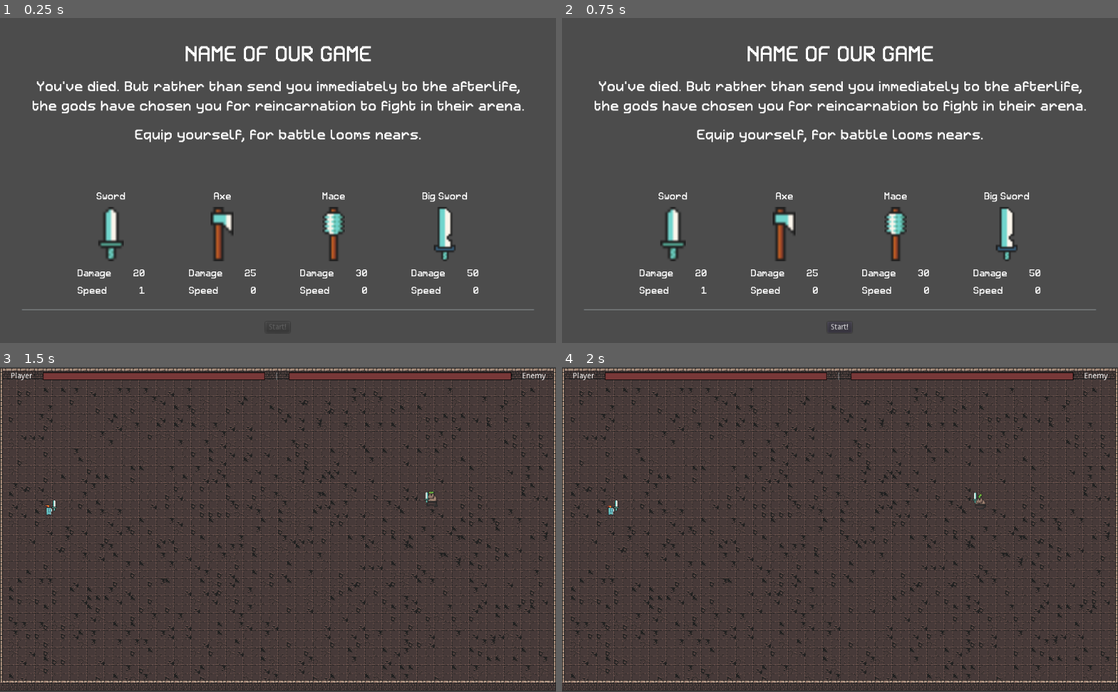
Above: before the commit, frames 1-4 (two rows, left to right).
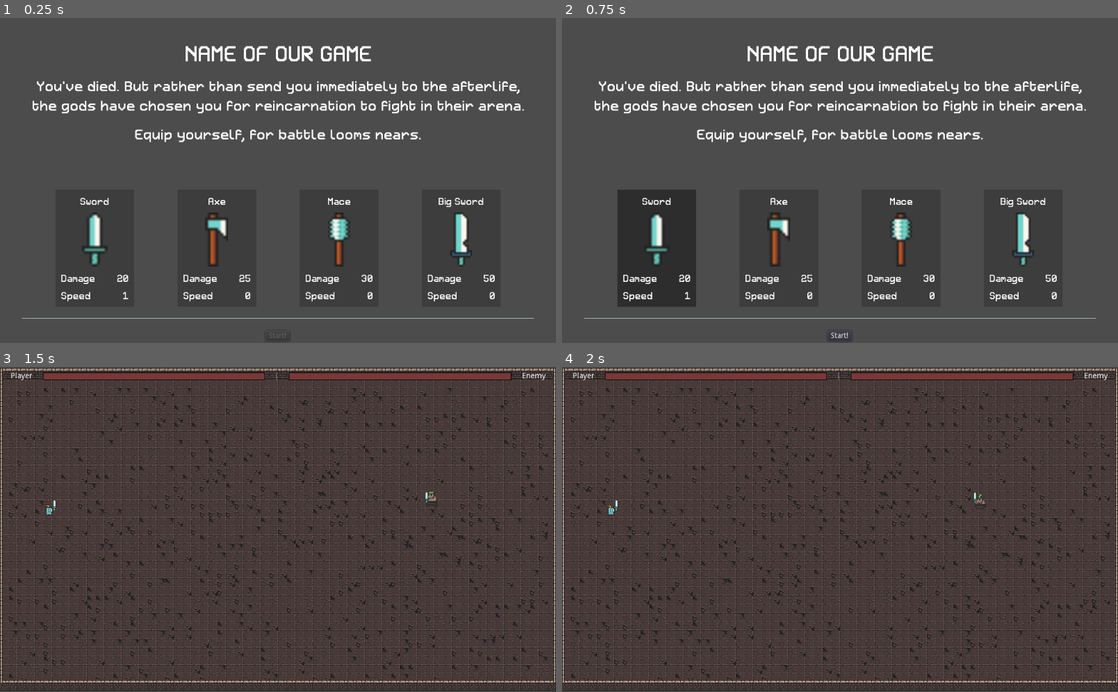
Above: after the commit, the same moments.

Repository: josephmbustamante/ludum-dare-45
Game: Godot game, scene res://Scenes/WeaponPickerScreen.tscn
Same seed, same stepped clock (60 frames per second), same inputs: the game is played once before the commit and once after it.
Inputs (mouse positions are in pixels of both pictures, inside the frame that each line leads up to):
- Up to frame 1 (0.25 s): no input
- Up to frame 2 (0.75 s): tap Enter at 0.5 s; move the mouse to (673, 245) at 0.52 s; hold Right (right) from 0.53 s (still down); click (673, 245) at 0.6 s
- Up to frame 3 (1.5 s): release Right (right) at 1.25 s; click "Start!" at 1.25 s
- Up to frame 4 (2 s): no input

The runs differ from the first frame. In frame 1, 5.0% of the frame differs, in the area x 3-97%, y 53-98%; in frame 2, 8.7%, in the area x 3-97%, y 52-100%; in frame 3, nothing differs; in frame 4, nothing differs.

Commit message:
Add hovering and selected highlighting to weapon select

Diff:
--- a/Scenes/Player.tscn
+++ b/Scenes/Player.tscn
@@ -5,11 +5,11 @@
 [ext_resource path="res://Assets/Sprites/knight_m_idle_anim_f1.png" type="Texture" id=3]
 [ext_resource path="res://Assets/Sprites/knight_m_idle_anim_f2.png" type="Texture" id=4]
 [ext_resource path="res://Assets/Sprites/knight_m_idle_anim_f3.png" type="Texture" id=5]
-[ext_resource path="res://Assets/Sprites/knight_m_run_anim_f0.png" type="Texture" id=6]
-[ext_resource path="res://Assets/Sprites/knight_m_run_anim_f1.png" type="Texture" id=7]
-[ext_resource path="res://Assets/Sprites/knight_m_run_anim_f2.png" type="Texture" id=8]
-[ext_resource path="res://Assets/Sprites/knight_m_run_anim_f3.png" type="Texture" id=9]
-[ext_resource path="res://Assets/Sprites/knight_m_hit_anim_f0.png" type="Texture" id=10]
+[ext_resource path="res://Assets/Sprites/knight_m_hit_anim_f0.png" type="Texture" id=6]
+[ext_resource path="res://Assets/Sprites/knight_m_run_anim_f0.png" type="Texture" id=7]
+[ext_resource path="res://Assets/Sprites/knight_m_run_anim_f1.png" type="Texture" id=8]
+[ext_resource path="res://Assets/Sprites/knight_m_run_anim_f2.png" type="Texture" id=9]
+[ext_resource path="res://Assets/Sprites/knight_m_run_anim_f3.png" type="Texture" id=10]
 [ext_resource path="res://Scenes/Weapon.tscn" type="PackedScene" id=11]
 [ext_resource path="res://Resources/HitAnimation.tres" type="Animation" id=12]
 
@@ -20,14 +20,14 @@
 "name": "idle",
 "speed": 12.0
 }, {
-"frames": [ ExtResource( 6 ), ExtResource( 7 ), ExtResource( 8 ), ExtResource( 9 ) ],
+"frames": [ ExtResource( 6 ) ],
+"loop": true,
+"name": "hit",
+"speed": 12.0
+}, {
+"frames": [ ExtResource( 7 ), ExtResource( 8 ), ExtResource( 9 ), ExtResource( 10 ) ],
 "loop": true,
 "name": "run",
-"speed": 12.0
-}, {
-"frames": [ ExtResource( 10 ) ],
-"loop": true,
-"name": "hit",
 "speed": 12.0
 } ]
 
--- a/Scenes/WeaponSelect.tscn
+++ b/Scenes/WeaponSelect.tscn
@@ -1,23 +1,44 @@
-[gd_scene load_steps=4 format=2]
+[gd_scene load_steps=5 format=2]
 
 [ext_resource path="res://Scripts/WeaponSelect.gd" type="Script" id=1]
 [ext_resource path="res://Resources/Retron2000Small.tres" type="DynamicFont" id=2]
 [ext_resource path="res://Assets/Sprites/weapon_regular_sword.png" type="Texture" id=3]
 
-[node name="WeaponSelect" type="VBoxContainer"]
+[sub_resource type="StyleBoxFlat" id=1]
+bg_color = Color( 0.419608, 0.419608, 0.419608, 1 )
+
+[node name="WeaponSelect" type="PanelContainer"]
 margin_right = 125.0
 margin_bottom = 196.0
-custom_constants/separation = 10
+mouse_filter = 1
+mouse_default_cursor_shape = 2
+custom_styles/panel = SubResource( 1 )
 script = ExtResource( 1 )
 
-[node name="WeaponName" type="Label" parent="."]
+[node name="MarginContainer" type="MarginContainer" parent="."]
+margin_right = 145.0
+margin_bottom = 216.0
+mouse_filter = 1
+custom_constants/margin_right = 10
+custom_constants/margin_top = 10
+custom_constants/margin_left = 10
+custom_constants/margin_bottom = 10
+
+[node name="Rows" type="VBoxContainer" parent="MarginContainer"]
+margin_left = 10.0
+margin_top = 10.0
+margin_right = 135.0
+margin_bottom = 206.0
+custom_constants/separation = 10
+
+[node name="WeaponName" type="Label" parent="MarginContainer/Rows"]
 margin_right = 125.0
 margin_bottom = 22.0
 custom_fonts/font = ExtResource( 2 )
 text = "Sword"
 align = 1
 
-[node name="WeaponSprite" type="TextureRect" parent="."]
+[node name="WeaponSprite" type="TextureRect" parent="MarginContainer/Rows"]
 margin_top = 32.0
 margin_right = 125.0
 margin_bottom = 132.0
@@ -26,19 +47,20 @@
 texture = ExtResource( 3 )
 stretch_mode = 6
 
-[node name="DamageRow" type="HBoxContainer" parent="."]
+[node name="DamageRow" type="HBoxContainer" parent="MarginContainer/Rows"]
+editor/display_folded = true
 margin_top = 142.0
 margin_right = 125.0
 margin_bottom = 164.0
 custom_constants/separation = 40
 
-[node name="DamageText" type="Label" parent="DamageRow"]
+[node name="DamageText" type="Label" parent="MarginContainer/Rows/DamageRow"]
 margin_right = 63.0
 margin_bottom = 22.0
 custom_fonts/font = ExtResource( 2 )
 text = "Damage"
 
-[node name="DamageValue" type="Label" parent="DamageRow"]
+[node name="DamageValue" type="Label" parent="MarginContainer/Rows/DamageRow"]
 margin_left = 103.0
 margin_right = 125.0
 margin_bottom = 22.0
@@ -47,18 +69,18 @@
 text = "10"
 align = 2
 
-[node name="SpeedRow" type="HBoxContainer" parent="."]
+[node name="SpeedRow" type="HBoxContainer" parent="MarginContainer/Rows"]
 margin_top = 174.0
 margin_right = 125.0
 margin_bottom = 196.0
 
-[node name="SpeedText" type="Label" parent="SpeedRow"]
+[node name="SpeedText" type="Label" parent="MarginContainer/Rows/SpeedRow"]
 margin_right = 55.0
 margin_bottom = 22.0
 custom_fonts/font = ExtResource( 2 )
 text = "Speed"
 
-[node name="SpeedValue" type="Label" parent="SpeedRow"]
+[node name="SpeedValue" type="Label" parent="MarginContainer/Rows/SpeedRow"]
 margin_left = 59.0
 margin_right = 125.0
 margin_bottom = 22.0
@@ -66,3 +88,6 @@
 custom_fonts/font = ExtResource( 2 )
 text = "10"
 align = 2
+[connection signal="gui_input" from="." to="." method="_on_gui_input"]
+[connection signal="mouse_entered" from="." to="." method="_on_mouse_entered"]
+[connection signal="mouse_exited" from="." to="." method="_on_mouse_exited"]
--- a/Scripts/WeaponPickerScreen.gd
+++ b/Scripts/WeaponPickerScreen.gd
@@ -1,8 +1,11 @@
 extends MarginContainer
 
 var weapon_select = preload("res://Scenes/WeaponSelect.tscn")
+var selects: Dictionary
+var selected_weapon_id
 
 onready var startButton = $Rows/CenterContainer/Button
+
 
 func _ready():
 	for weapon in Global.WEAPON:
@@ -18,6 +21,10 @@
 	if (PlayerVariables.deathCount > 0):
 		$Rows/DeathCountText.text = str("YOU HAVE DIED %s TIMES", PlayerVariables.deathCount)
 
+func _process(delta: float) -> void:
+	# don't allow starting the game if we have no selected weapon
+	startButton.disabled = selected_weapon_id == null
+
 func create_weapon_select(weapon_id: int, sprite, name: String, damage: int, speed: int):
 	# create a weapon select for each weapon and add it to the weapon select section
 	var select = weapon_select.instance()
@@ -25,6 +32,7 @@
 	select.initialize(weapon_id, sprite, name, damage, speed)
 	# send a message that the weapon has been selected
 	select.connect("weapon_selected", self, "weapon_menu_selection_made")
+	selects[weapon_id] = select
 
 func _on_Start_Button_pressed():
 	print("Button pressed")
@@ -32,5 +40,12 @@
 
 func weapon_menu_selection_made(id):
 	print(id)
+	# unselect the current weapon (change the color) if one is selected
+	if selected_weapon_id != null:
+		print("unselecting", selected_weapon_id)
+		print(selects[selected_weapon_id])
+		selects[selected_weapon_id].unselect()
+
+	# select the new weapon
+	selected_weapon_id = id
 	PlayerVariables.weapon = id
-	startButton.disabled = false
--- a/Scripts/WeaponSelect.gd
+++ b/Scripts/WeaponSelect.gd
@@ -1,17 +1,47 @@
-extends VBoxContainer
+extends PanelContainer
 
 var weapon_id = 0
+
+var default_color = Color(0.243137, 0.243137, 0.243137)
+var hover_color = Color(0.419608, 0.419608, 0.419608)
+var selected_color = Color(0.184314, 0.180392, 0.180392)
+
+var selected: bool = false
 
 signal weapon_selected(weapon_id)
 
 func initialize(weapon_id: int, sprite, name: String, damage: int, speed: int):
 	self.weapon_id = weapon_id
-	$WeaponSprite.texture = sprite
-	$WeaponName.text = name
-	$DamageRow/DamageValue.text = str(damage)
-	$SpeedRow/SpeedValue.text = str(speed)
+	$MarginContainer/Rows/WeaponSprite.texture = sprite
+	$MarginContainer/Rows/WeaponName.text = name
+	$MarginContainer/Rows/DamageRow/DamageValue.text = str(damage)
+	$MarginContainer/Rows/SpeedRow/SpeedValue.text = str(speed)
+	set_background_color(default_color)
 
-func _gui_input(event):
+func unselect():
+	selected = false
+	set_background_color(default_color)
+
+func set_background_color(color: Color):
+	# probably not the ideal way to do this but it works
+	# we need to create different styles since all of the weapon selects
+	# use the same underlying resource, so changing the color on one
+	# changes the color on all of them
+	var style = get("custom_styles/panel").duplicate()
+	style.set("bg_color", color)
+	set("custom_styles/panel", style)
+
+func _on_mouse_entered() -> void:
+	if !selected:
+		set_background_color(hover_color)
+
+func _on_mouse_exited() -> void:
+	if !selected:
+		set_background_color(default_color)
+
+func _on_gui_input(event: InputEvent) -> void:
 	if event is InputEventMouseButton:
 		if event.button_index == BUTTON_LEFT and event.pressed:
+			selected = true
+			set_background_color(selected_color)
 			emit_signal("weapon_selected", weapon_id)
